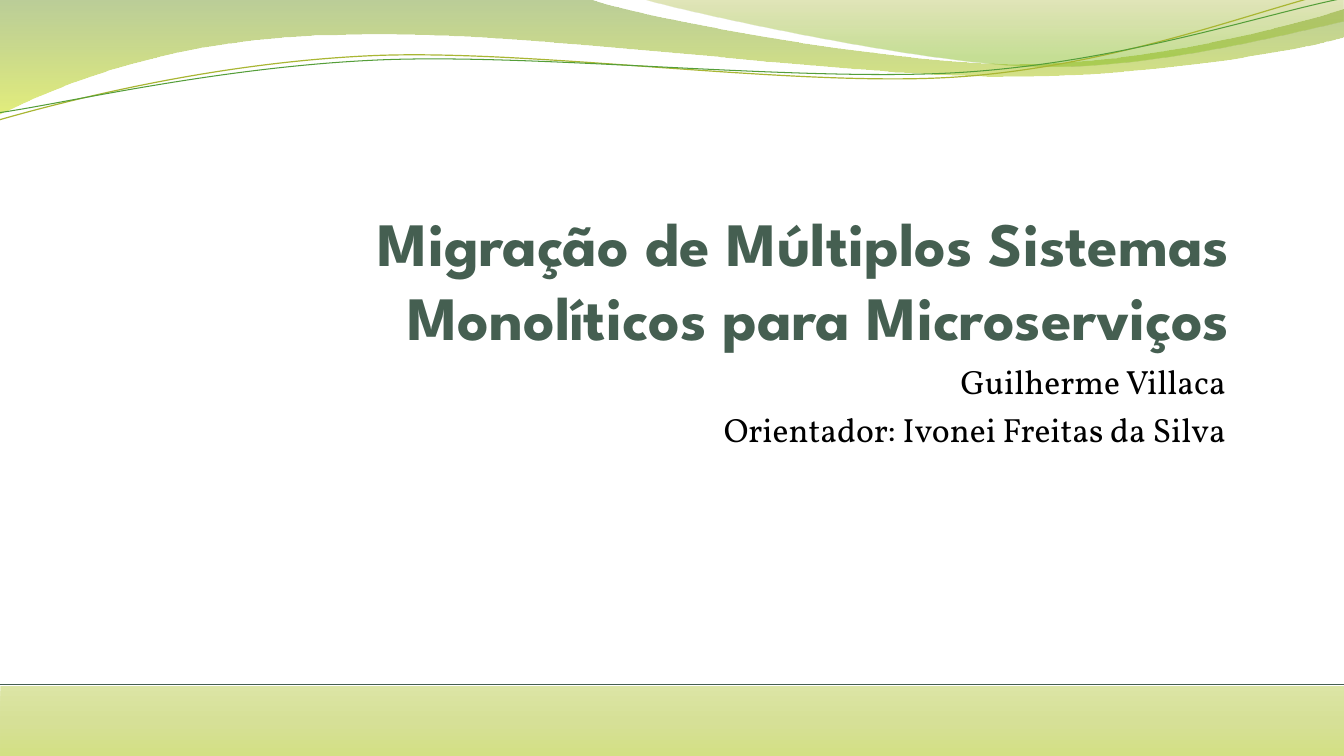
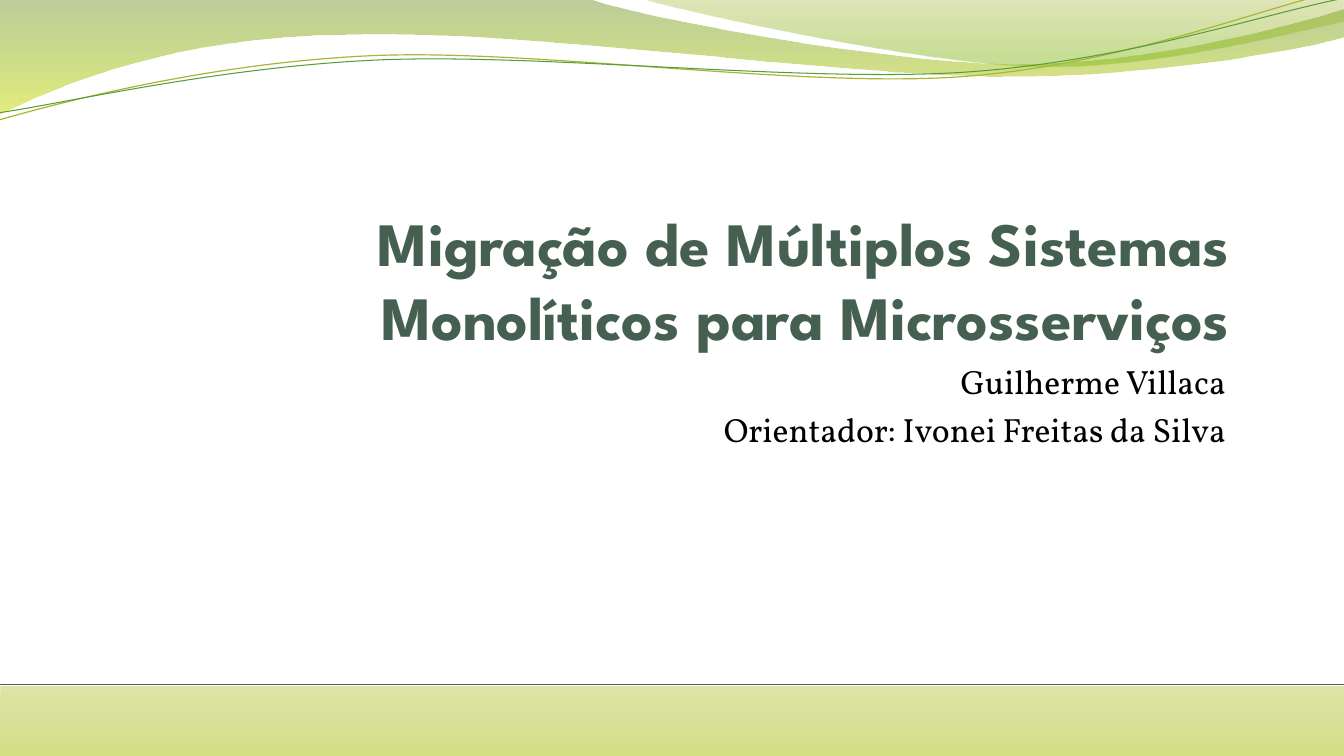
Before and after one commit to guilhermevillaca/mestrado, a slide deck: slide 1 of apresentação/Migração de Múltiplos Sistemas Monolíticos para Microserviços.pptx. Drawn at 1344x756 pixels with LibreOffice and Linux fonts; fonts in the diff are those of the drawing. Boxes give left, top, right and bottom in pixels: in the first picture for what was removed or moved away, otherwise in the second. Text is boxed around its words. In the diff, an @@ line names an element or a change of style, - is before the commit and + after.

```diff
--- a/apresentação/Migração de Múltiplos Sistemas Monolíticos para Microserviços.pptx
+++ b/apresentação/Migração de Múltiplos Sistemas Monolíticos para Microserviços.pptx
@@ title at (378, 223, 1229, 354): text changed @@
-Migração de Múltiplos Sistemas Monolíticos para Microserviços
+Migração de Múltiplos Sistemas Monolíticos para Microsserviços
```
Also in this commit, not shown: 9 other slides changed, 2 slides added, 2 other files.
